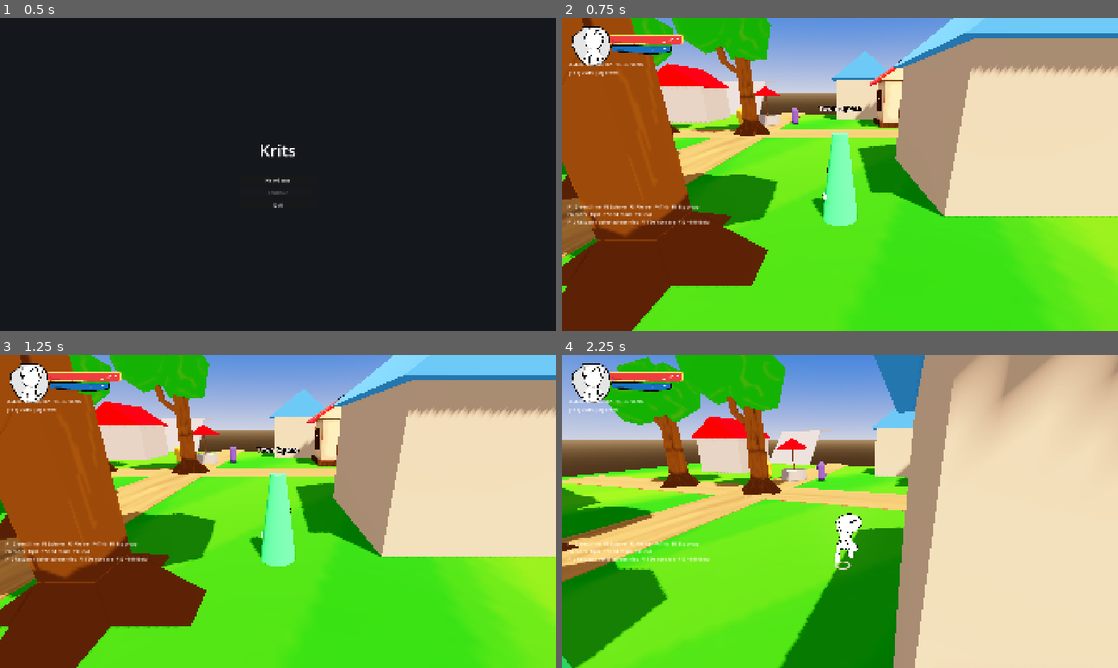
Above: before the commit, frames 1-4 (two rows, left to right).
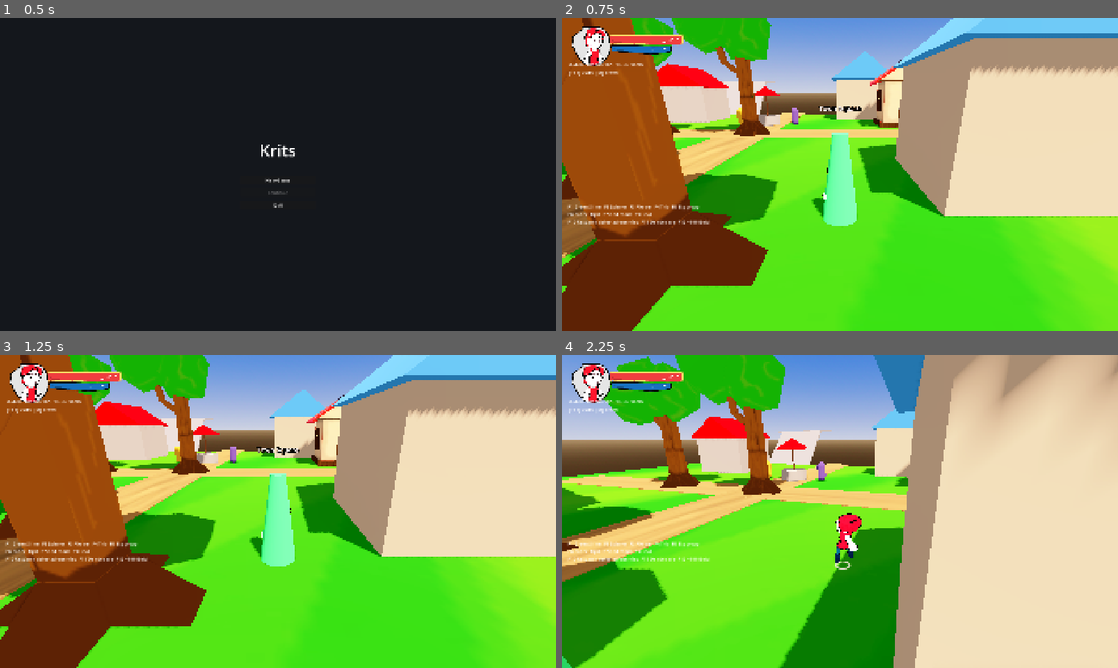
Above: after the commit, the same moments.

Repository: doggoanim/Krits
Game: Godot game, scene res://ui/main_menu.tscn
Same seed, same stepped clock (60 frames per second), same inputs: the game is played once before the commit and once after it.
Inputs (mouse positions are in pixels of both pictures, inside the frame that each line leads up to):
- Up to frame 1 (0.5 s): no input
- Up to frame 2 (0.75 s): click "New Game" at 0.5 s
- Up to frame 3 (1.25 s): no input
- Up to frame 4 (2.25 s): tap Enter at 1.25 s; move the mouse to (867, 511) at 1.27 s; hold Ctrl (crouch_pound) 1.28-2.03 s; hold W (move_forward) from 1.28 s (still down); click (867, 511) at 1.42 s; tap Space (jump) at 1.52 s; move the mouse to (812, 511) at 2.02 s; tap E (interact) at 2.1 s

Frame 1 is identical in both runs. In frame 2, 0.1% of the frame differs, in the area x 4-8%, y 3-16%; in frame 3, 0.2%; in frame 4, 0.5%, in the area x 3-54%, y 3-67%.

Commit message:
Source cel-shading color from emission when that's where it lives
krits.glb's materials (and likely other similarly-authored models) have
baseColorFactor deliberately black, with their actual color living
entirely in emission/emissiveTexture - meant to render unshaded. That's
exactly why characters went solid black: ModelUtil was only ever
reading albedo_texture/albedo_color, which for these materials really
is black on purpose, not a missing value.

Detects BaseMaterial3D.emission_enabled and sources the cel material's
color/texture from emission (scaled by emission_energy_multiplier)
instead of albedo when that's set, so the real-time banded
lighting/shadow in toon.gdshader has actual color to shade rather than
reading intentional black. Falls back to the normal albedo/vertex-color
path for any model authored the conventional way.

Co-Authored-By: Claude Sonnet 5 <noreply@anthropic.com>
Claude-Session: https://claude.ai/code/session_01TYpdm1jACUqsWG6yyTxbgm

Diff:
--- a/core/model_util.gd
+++ b/core/model_util.gd
@@ -10,6 +10,14 @@
 ## — one place to change if that look ever changes.
 
 const CEL_SHADER := preload("res://shading/toon.gdshader")
+
+## Some character materials (krits.glb's among them) are authored with
+## baseColorFactor deliberately black and the real, often pre-shaded color
+## living entirely in emission - meant to be rendered unshaded. _shade_recursive()
+## detects `emission_enabled` and sources color/texture from there instead of
+## albedo in that case, so the dynamic banded lighting below still has an
+## actual color to work with instead of reading the (intentionally black)
+## base color.
 
 ## A model with no actual albedo texture (flat-colored or vertex-painted)
 ## has `albedo_texture == null`. Explicitly binding a shader's sampler2D
@@ -75,20 +83,41 @@
 				var base := mat as BaseMaterial3D
 				var cel := ShaderMaterial.new()
 				cel.shader = CEL_SHADER
-				cel.set_shader_parameter(&"albedo_texture", base.albedo_texture if base.albedo_texture else _get_white_texture())
-				cel.set_shader_parameter(&"use_vertex_color", base.vertex_color_use_as_albedo)
-				# A model whose actual color comes from vertex colors (common
-				# for simple/stylized exports) often leaves albedo_color at a
-				# literal black rather than white, since the source material
-				# never meant it to be read on its own — it's only a factor
-				# multiplied with the vertex color. If nothing else is going
-				# to supply color (no texture, no vertex color) a flat black
-				# tint is never actually intentional, so fall back to white.
-				var tint := base.albedo_color
-				if tint.r < 0.001 and tint.g < 0.001 and tint.b < 0.001 \
-						and not base.vertex_color_use_as_albedo and base.albedo_texture == null:
-					tint = Color.WHITE
+
+				var color_tex: Texture2D
+				var tint: Color
+				var use_vertex_color := base.vertex_color_use_as_albedo
+				if base.emission_enabled:
+					# Some models (krits.glb among them) are authored with
+					# baseColorFactor deliberately black and their actual,
+					# often pre-shaded color living entirely in emission —
+					# meant to render unshaded. Feeding that into our normal
+					# albedo pipeline instead lets the dynamic banded
+					# lighting/shadow below apply to it like any other
+					# material, rather than reading the (intentionally
+					# black) base color and rendering nothing.
+					color_tex = base.emission_texture if base.emission_texture else _get_white_texture()
+					var mult := base.emission_energy_multiplier
+					tint = Color(base.emission.r * mult, base.emission.g * mult, base.emission.b * mult, base.albedo_color.a)
+					use_vertex_color = false
+				else:
+					color_tex = base.albedo_texture if base.albedo_texture else _get_white_texture()
+					tint = base.albedo_color
+					# A model whose actual color comes from vertex colors
+					# (common for simple/stylized exports) often leaves
+					# albedo_color at a literal black, since the source
+					# material never meant it to be read on its own — it's
+					# only a factor multiplied with the vertex color. If
+					# nothing else is going to supply color (no texture, no
+					# vertex color either) a flat black tint is never
+					# actually intentional, so fall back to white.
+					if tint.r < 0.001 and tint.g < 0.001 and tint.b < 0.001 \
+							and not use_vertex_color and base.albedo_texture == null:
+						tint = Color.WHITE
+
+				cel.set_shader_parameter(&"albedo_texture", color_tex)
 				cel.set_shader_parameter(&"albedo_color", tint)
+				cel.set_shader_parameter(&"use_vertex_color", use_vertex_color)
 				mi.set_surface_override_material(i, cel)
 				out_materials.append(cel)
 		if outline_thickness > 0.0:
